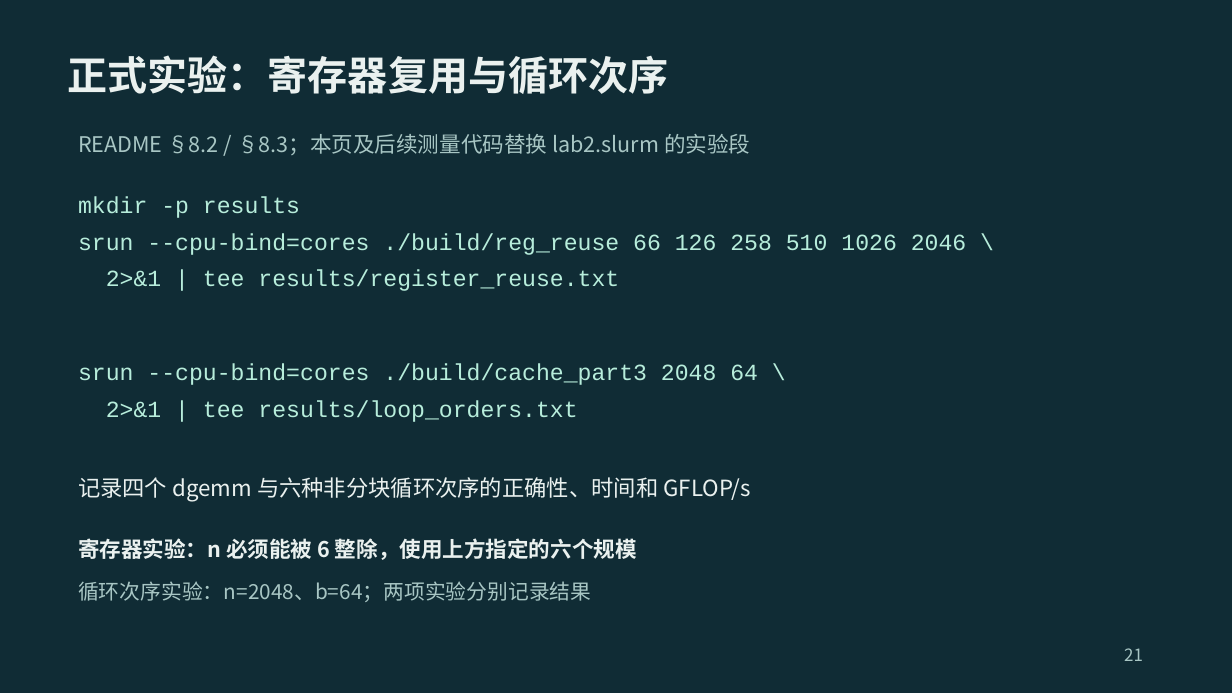
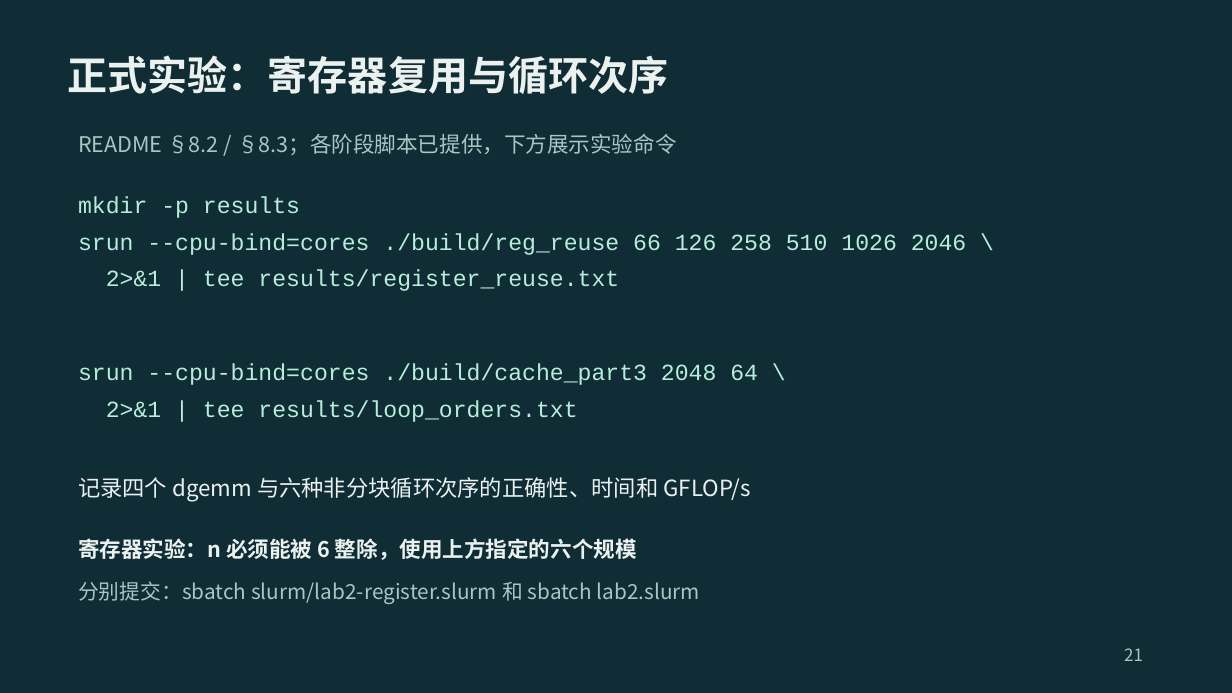
Before and after one commit to 2026-fall-calabs/calabs-2026-fall-starter, a slide deck: slide 21 of docs/交我算平台Lab运行指南-学生版.pptx. Drawn at 1232x693 pixels with LibreOffice and Linux fonts; fonts in the diff are those of the drawing. Boxes give left, top, right and bottom in pixels: in the first picture for what was removed or moved away, otherwise in the second. Text is boxed around its words. In the diff, an @@ line names an element or a change of style, - is before the commit and + after.

Commit message:
feat: add course Slurm examples with three-hour limits

```diff
--- a/docs/交我算平台Lab运行指南-学生版.pptx
+++ b/docs/交我算平台Lab运行指南-学生版.pptx
@@ text at [78,134,677,155]: text changed @@
-README §8.2 / §8.3；本页及后续测量代码替换 lab2.slurm 的实验段
+README §8.2 / §8.3；各阶段脚本已提供，下方展示实验命令
@@ text at [78,581,700,604]: text changed @@
-循环次序实验：n=2048、b=64；两项实验分别记录结果
+分别提交：sbatch slurm/lab2-register.slurm 和 sbatch lab2.slurm
```
Also in this commit, not shown: 11 other slides changed, 15 other files.
